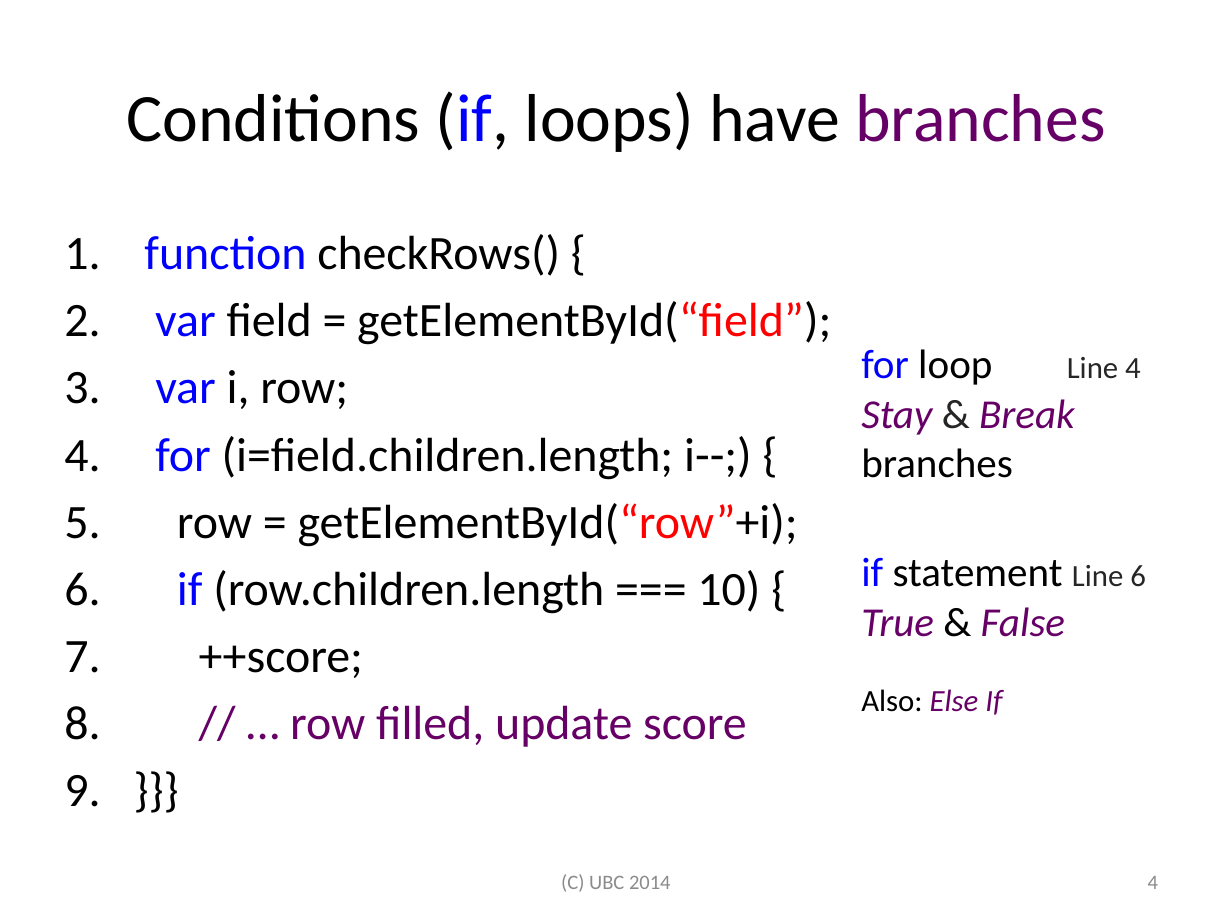
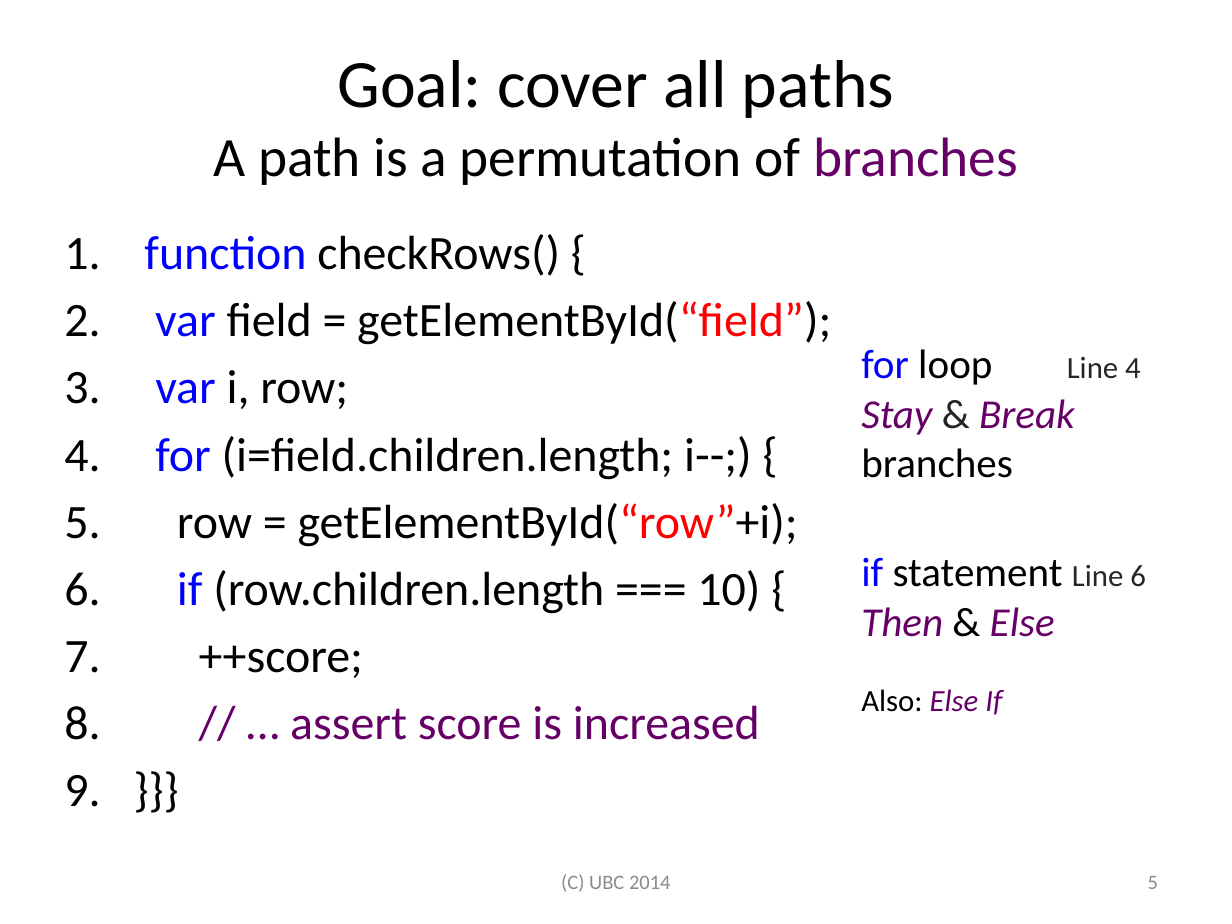
Before and after one commit to jamestklo/ConcolicJS, a slide deck: slide 6 of docs/csRPE-tkloReport.pptx (slide 5 before the commit). Drawn at 1232x924 pixels with LibreOffice and Linux fonts; fonts in the diff are those of the drawing. Boxes give left, top, right and bottom in pixels: in the first picture for what was removed or moved away, otherwise in the second. Text is boxed around its words. In the diff, an @@ line names an element or a change of style, - is before the commit and + after.

```diff
--- a/docs/csRPE-tkloReport.pptx
+++ b/docs/csRPE-tkloReport.pptx
@@ title at (214, 60, 1019, 185): text changed; size 39.6 to 32.4 pt @@
-Conditions (if, loops) have branches
+Goal: cover all paths
+A path is a permutation of branches
@@ text at (861, 607, 1055, 637): text changed @@
-True & False
+Then & Else
@@ text at (290, 705, 760, 740): text changed @@
-8. // … row filled, update score
+8. // … assert score is increased
@@ page number at (1148, 876, 1158, 889): text changed @@
-4
+5
```
Also in this commit, not shown: 30 other slides changed, 4 slides added, 1 slide removed, 7 other files.
